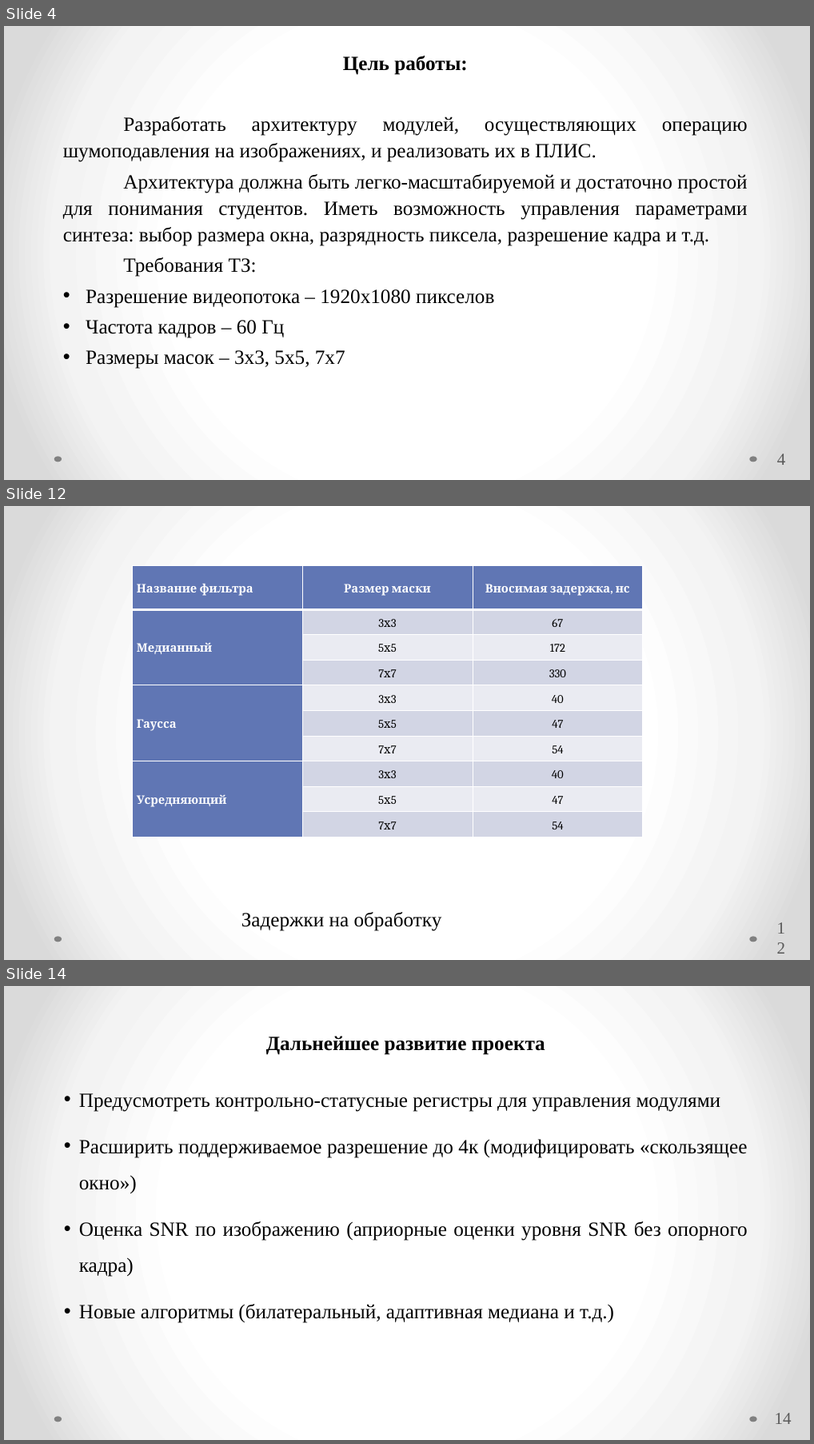
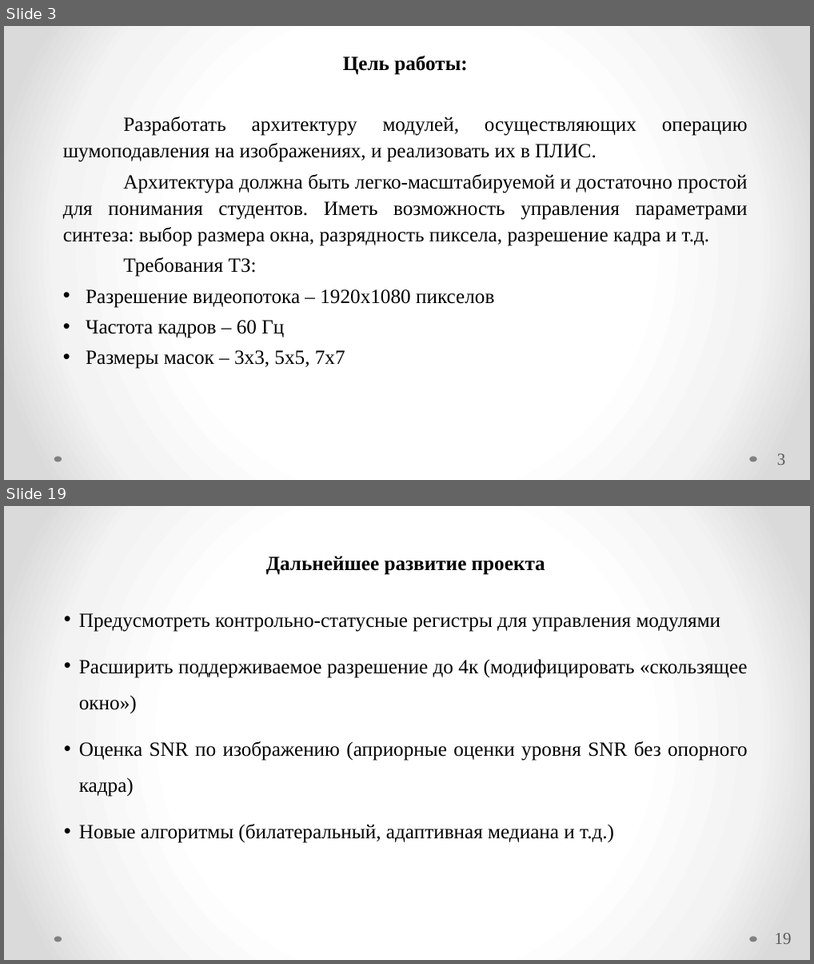
Before and after one commit to Radiophantom/master_yoda, a slide deck: VKR.pptx. Shown one above the other, each under a label of ours: slides 4, 12 and 14 before the commit, slides 3 and 19 after it; the slides between them are not shown. The pictures are 814x1444 and 814x964 pixels, drawn with LibreOffice and Linux fonts; fonts in the diff are those of the drawing. Boxes give left, top, right and bottom in pixels: in the first picture for what was removed or moved away, otherwise in the second. Text is boxed around its words. In the diff, an @@ line names an element or a change of style, - is before the commit and + after.

```diff
--- a/VKR.pptx
+++ b/VKR.pptx
@@ slide 12 removed at (x1=4, y1=506, x2=810, y2=960), background gradient #FFFFFF to #F4F4F4 to #DADADA; not listed: 2 template elements that a slide beside it also shows @@
@@ table removed at (x1=132, y1=565, x2=644, y2=837), 10 rows, 3 columns @@
-Название фильтра | Размер маски | Вносимая задержка, нс
-Медианный | 3х3 | 67
- | 5х5 | 172
- | 7х7 | 330
-Гаусса | 3х3 | 40
- | 5х5 | 47
- | 7х7 | 54
-Усредняющий | 3х3 | 40
- | 5х5 | 47
- | 7х7 | 54
@@ text removed at (x1=242, y1=912, x2=442, y2=931) @@
-Задержки на обработку
@@ page number removed at (x1=776, y1=924, x2=790, y2=949) @@
-12
@@ what was slide 4 is now slide 3 @@
@@ page number at (x1=778, y1=453, x2=786, y2=464): text changed @@
-4
+3
@@ what was slide 14 is now slide 19 @@
@@ page number at (x1=775, y1=932, x2=792, y2=944): text changed @@
-14
+19
```
Also in this commit, not shown: 6 slides changed, 10 slides added, 4 other slides removed, 3 other files.
